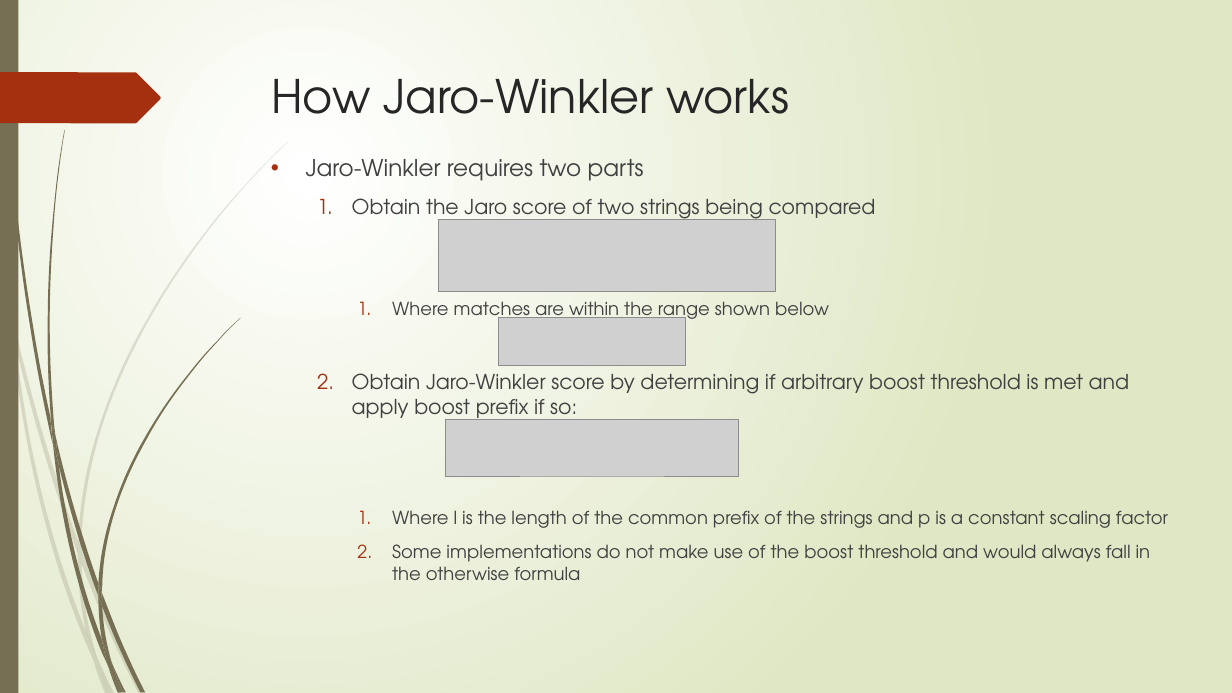
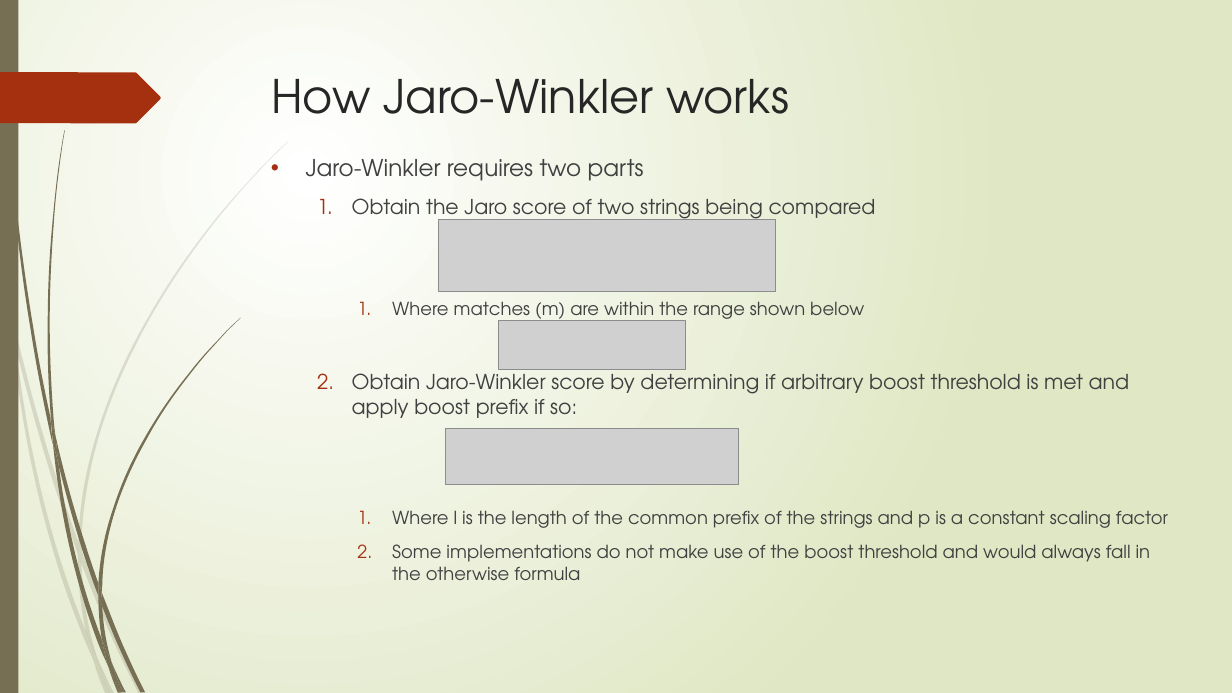
Before and after one commit to AthensStateComputerScience/DigitalHumanities, a slide deck: slide 5 of PowerPoint/Digital Humanities.pptx (slide 6 before the commit). Drawn at 1232x693 pixels with LibreOffice and Linux fonts; fonts in the diff are those of the drawing; grey boxes stand for pictures. Boxes give left, top, right and bottom in pixels: in the first picture for what was removed or moved away, otherwise in the second. Text is boxed around its words. In the diff, an @@ line names an element or a change of style, - is before the commit and + after.

Commit message:
ppt tweak
ppt tweak

```diff
--- a/PowerPoint/Digital Humanities.pptx
+++ b/PowerPoint/Digital Humanities.pptx
@@ text at [392,301,864,323]: text changed @@
-    1. Where matches are within the range shown below
+    1. Where matches (m) are within the range shown below
@@ picture: place and size @@
-picture at [445,421,739,477]
+picture at [445,428,739,484]
```
Also in this commit, not shown: 1 slide removed.
